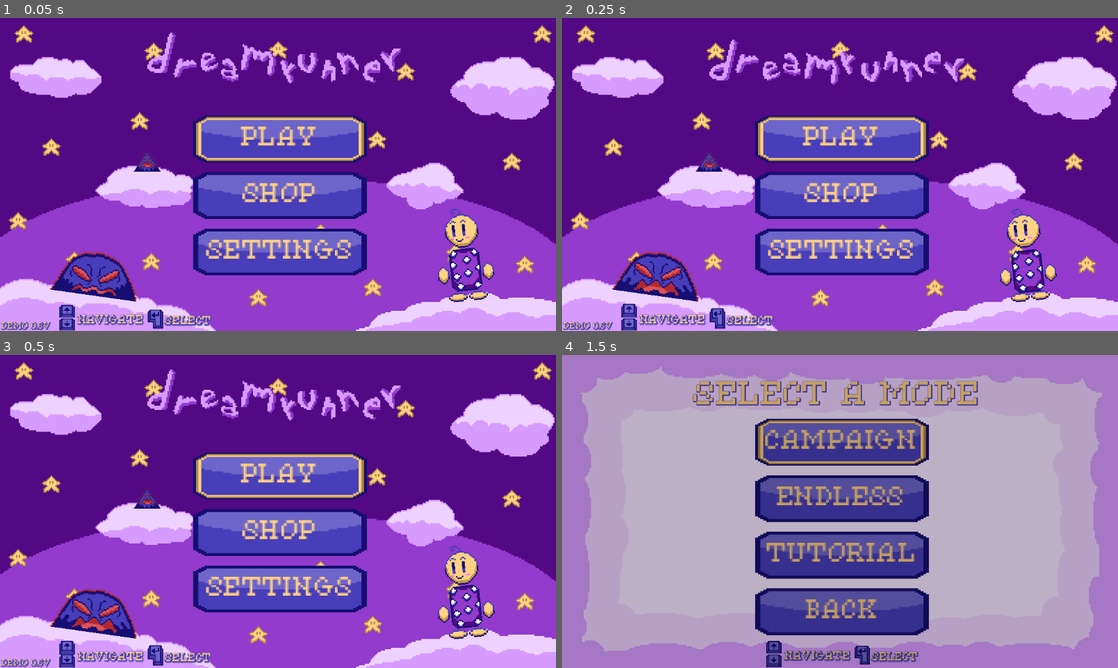
Above: before the commit, frames 1-4 (two rows, left to right).
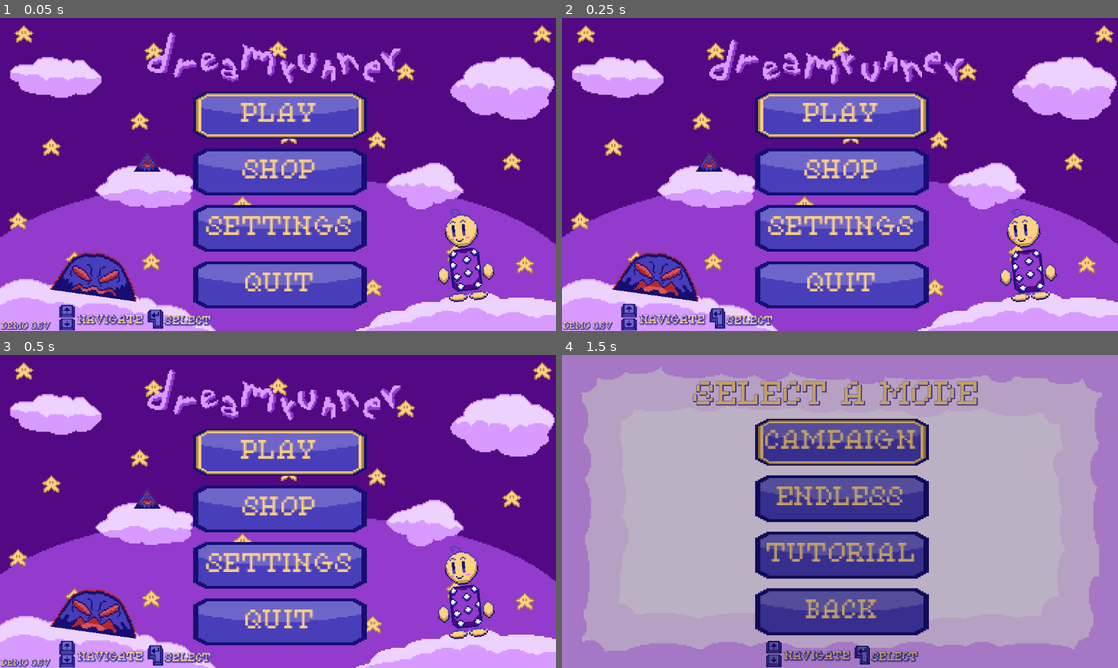
Above: after the commit, the same moments.

Repository: jacio-m/DreamRunner
Game: Godot game, scene res://HUD/main_menu.tscn
Same seed, same stepped clock (60 frames per second), same inputs: the game is played once before the commit and once after it. Sound files missing from this copy of the repository are replaced by a short silence.
Inputs:
- Up to frame 1 (0.05 s): no input
- Up to frame 2 (0.25 s): no input
- Up to frame 3 (0.5 s): no input
- Up to frame 4 (1.5 s): tap Enter (ui_accept) at 0.5, 0.77 s; hold Right (ui_right) from 0.53 s (still down)

The runs differ from the first frame. In frame 1, 21% of the frame differs, in the area x 34-66%, y 23-93%; in frame 2, 21%; in frame 3, 21%; in frame 4, nothing differs.

Commit message:
Added More Enemy Instructions to Tutorial + Quit Button in Main Menu
Added descriptions for new enemies in the tutorial, adjusted the “Next” button position in tutorial2.tscn, and added a quit button to the main menu with fade-out and game exit functionality.

Diff:
--- a/HUD/Tutorial/tutorial2.tscn
+++ b/HUD/Tutorial/tutorial2.tscn
@@ -197,10 +197,10 @@
 anchor_top = 0.5
 anchor_right = 0.5
 anchor_bottom = 0.5
-offset_left = -86.0
-offset_top = 168.0
-offset_right = 108.0
-offset_bottom = 313.0
+offset_left = -96.0
+offset_top = 172.0
+offset_right = 98.0
+offset_bottom = 317.0
 grow_horizontal = 2
 grow_vertical = 2
 mouse_filter = 2
@@ -230,10 +230,10 @@
 texture = ExtResource("11_58ypa")
 
 [node name="ConfirmLabel" type="Label" parent="."]
-offset_left = 553.0
-offset_top = 619.0
-offset_right = 628.0
-offset_bottom = 644.0
+offset_left = 544.0
+offset_top = 622.0
+offset_right = 619.0
+offset_bottom = 647.0
 scale = Vector2(1.3, 1.3)
 theme_override_colors/font_color = Color(1, 0.819608, 0.513726, 1)
 theme_override_colors/font_shadow_color = Color(0.282353, 0.243137, 0.72549, 1)
--- a/HUD/Tutorial/tutorial3.tscn
+++ b/HUD/Tutorial/tutorial3.tscn
@@ -152,26 +152,45 @@
 theme_override_font_sizes/font_size = 45
 text = "ENEMIES"
 
+[node name="Text4" type="Label" parent="."]
+anchors_preset = 5
+anchor_left = 0.5
+anchor_right = 0.5
+offset_left = -270.0
+offset_top = 332.0
+offset_right = 272.0
+offset_bottom = 381.0
+grow_horizontal = 2
+theme_override_colors/font_color = Color(1, 0.819608, 0.513726, 1)
+theme_override_colors/font_shadow_color = Color(0.282353, 0.243137, 0.72549, 1)
+theme_override_constants/shadow_outline_size = 6
+theme_override_fonts/font = ExtResource("2_eyycq")
+theme_override_font_sizes/font_size = 20
+text = "PAY ATTENTION TO SOUND CUES OF THESE
+SHADOWS TO AVOID THEM!"
+horizontal_alignment = 1
+
 [node name="Text3" type="Label" parent="."]
 anchors_preset = 5
 anchor_left = 0.5
 anchor_right = 0.5
-offset_left = -240.0
-offset_top = 212.0
-offset_right = 244.0
-offset_bottom = 261.0
+offset_left = -302.0
+offset_top = 168.0
+offset_right = 327.0
+offset_bottom = 217.0
 grow_horizontal = 2
 theme_override_colors/font_color = Color(1, 0.819608, 0.513726, 1)
 theme_override_colors/font_shadow_color = Color(0.282353, 0.243137, 0.72549, 1)
 theme_override_constants/shadow_outline_size = 6
 theme_override_fonts/font = ExtResource("2_eyycq")
 theme_override_font_sizes/font_size = 20
-text = "JUMP OVER NIGHTMARES TO AVOID THEM!"
+text = "JUMP OVER THESE NIGHTMARES TO AVOID THEM!
+CAREFUL WITH THEIR DIFFERENT SHAPES!"
 horizontal_alignment = 1
 
 [node name="ShadowIdle" type="AnimatedSprite2D" parent="."]
-position = Vector2(598, 315)
-scale = Vector2(3, 3)
+position = Vector2(585, 239.5)
+scale = Vector2(2.5, 2.51562)
 sprite_frames = SubResource("SpriteFrames_yglvg")
 animation = &"Shadow Idle"
 
@@ -181,10 +200,10 @@
 anchor_top = 0.5
 anchor_right = 0.5
 anchor_bottom = 0.5
-offset_left = -86.0
-offset_top = 168.0
-offset_right = 108.0
-offset_bottom = 313.0
+offset_left = -96.0
+offset_top = 172.0
+offset_right = 98.0
+offset_bottom = 317.0
 grow_horizontal = 2
 grow_vertical = 2
 mouse_filter = 2
@@ -199,10 +218,10 @@
 text = "BACK"
 
 [node name="ConfirmLabel" type="Label" parent="."]
-offset_left = 553.0
-offset_top = 619.0
-offset_right = 628.0
-offset_bottom = 644.0
+offset_left = 545.0
+offset_top = 621.0
+offset_right = 620.0
+offset_bottom = 646.0
 scale = Vector2(1.3, 1.3)
 theme_override_colors/font_color = Color(1, 0.819608, 0.513726, 1)
 theme_override_colors/font_shadow_color = Color(0.282353, 0.243137, 0.72549, 1)
@@ -216,23 +235,23 @@
 animation = &"Enter Key"
 
 [node name="ShadowSpike" type="AnimatedSprite2D" parent="."]
-position = Vector2(373, 270)
-scale = Vector2(3, 3)
+position = Vector2(434, 239)
+scale = Vector2(2.5, 2.5)
 sprite_frames = SubResource("SpriteFrames_ca2df")
 animation = &"Shadow Spike Idle"
 
 [node name="ShadowKitty" type="AnimatedSprite2D" parent="."]
-position = Vector2(807, 245)
-scale = Vector2(3, 3)
+position = Vector2(740, 240)
+scale = Vector2(2.5, 2.5)
 sprite_frames = SubResource("SpriteFrames_cpgxc")
 animation = &"Shadow Kitty Idle"
 
 [node name="ShadowBirdo" type="AnimatedSprite2D" parent="."]
-position = Vector2(805, 428)
-scale = Vector2(3, 3)
+position = Vector2(643, 435)
+scale = Vector2(2.5, 2.5)
 sprite_frames = SubResource("SpriteFrames_1f24w")
 
 [node name="ShadowFrog" type="AnimatedSprite2D" parent="."]
-position = Vector2(375, 432)
-scale = Vector2(3, 3)
+position = Vector2(507, 431)
+scale = Vector2(2.5, 2.5)
 sprite_frames = SubResource("SpriteFrames_eot8v")
--- a/HUD/fade_animation.gd
+++ b/HUD/fade_animation.gd
@@ -17,3 +17,8 @@
 	await anim.animation_finished
 	get_tree().change_scene_to_file(scene_path)
 	anim.play("Fade In")
+
+func quit_game():
+	anim.play("Fade Out")
+	await anim.animation_finished
+	get_tree().quit()
--- a/HUD/main_menu.tscn
+++ b/HUD/main_menu.tscn
@@ -175,9 +175,9 @@
 anchor_right = 0.5
 anchor_bottom = 0.5
 offset_left = -176.0
-offset_top = -174.0
+offset_top = -223.0
 offset_right = -56.0
-offset_bottom = 19.0
+offset_bottom = -30.0
 grow_horizontal = 2
 grow_vertical = 2
 scale = Vector2(3, 3)
@@ -224,6 +224,19 @@
 theme_override_styles/pressed = SubResource("StyleBoxTexture_4bpgo")
 theme_override_styles/normal = SubResource("StyleBoxTexture_t7sjn")
 text = "SETTINGS"
+
+[node name="QuitButton" type="Button" parent="MenuButtons"]
+custom_minimum_size = Vector2(0, 65)
+layout_mode = 2
+mouse_filter = 2
+theme_override_colors/font_color = Color(1, 0.819608, 0.513726, 1)
+theme_override_colors/font_focus_color = Color(1, 0.819608, 0.513726, 1)
+theme_override_colors/font_pressed_color = Color(1, 0.819608, 0.513726, 1)
+theme_override_fonts/font = ExtResource("7_xudqj")
+theme_override_styles/focus = SubResource("StyleBoxTexture_4rt0k")
+theme_override_styles/pressed = SubResource("StyleBoxTexture_4bpgo")
+theme_override_styles/normal = SubResource("StyleBoxTexture_t7sjn")
+text = "QUIT"
 
 [node name="ShadowSpikeIdle" type="AnimatedSprite2D" parent="."]
 position = Vector2(273, 254)
@@ -305,3 +318,4 @@
 [connection signal="focus_entered" from="MenuButtons/PlayButton" to="MenuButtons" method="_on_play_button_focus_entered"]
 [connection signal="focus_entered" from="MenuButtons/ShopButton" to="MenuButtons" method="_on_shop_button_focus_entered"]
 [connection signal="focus_entered" from="MenuButtons/ConfigButton" to="MenuButtons" method="_on_config_button_focus_entered"]
+[connection signal="focus_entered" from="MenuButtons/QuitButton" to="MenuButtons" method="_on_quit_button_focus_entered"]
--- a/HUD/menu_buttons.gd
+++ b/HUD/menu_buttons.gd
@@ -7,6 +7,7 @@
 	$PlayButton.pressed.connect(play_game)
 	$ShopButton.pressed.connect(shop_scene)
 	$ConfigButton.pressed.connect(config_scene)
+	$QuitButton.pressed.connect(quit_game)
 
 func play_game():
 	MusicManager.play_SFX("res://Sounds/entersound.ogg")
@@ -29,6 +30,13 @@
 	$ConfigButton.add_theme_stylebox_override("normal", pressed_style)
 	FadeAnimation.fade_to_scene("res://HUD/config_screen.tscn")
 
+func quit_game():
+	MusicManager.play_SFX("res://Sounds/entersound.ogg")
+	$QuitButton.release_focus()
+	var pressed_style = $ConfigButton.get("theme_override_styles/pressed")
+	$QuitButton.add_theme_stylebox_override("normal", pressed_style)
+	FadeAnimation.quit_game()
+
 func _on_play_button_focus_entered():
 	MusicManager.play_SFX("res://Sounds/selectingsound.ogg")
 
@@ -37,3 +45,6 @@
 
 func _on_shop_button_focus_entered():
 	MusicManager.play_SFX("res://Sounds/selectingsound.ogg")
+
+func _on_quit_button_focus_entered():
+	MusicManager.play_SFX("res://Sounds/selectingsound.ogg")
